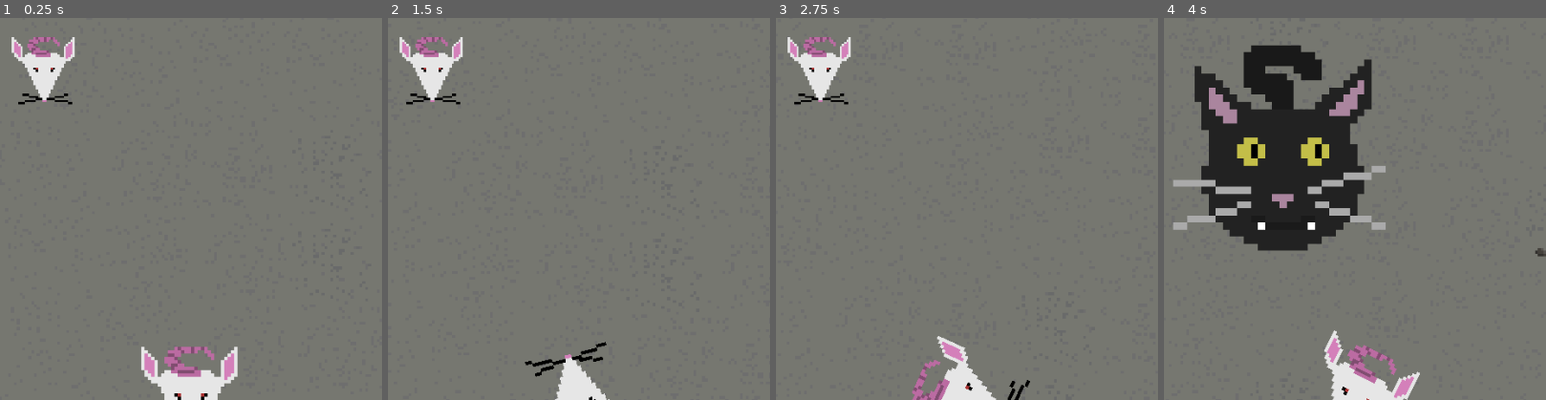
Above: before the commit, frames 1-4 (left to right).
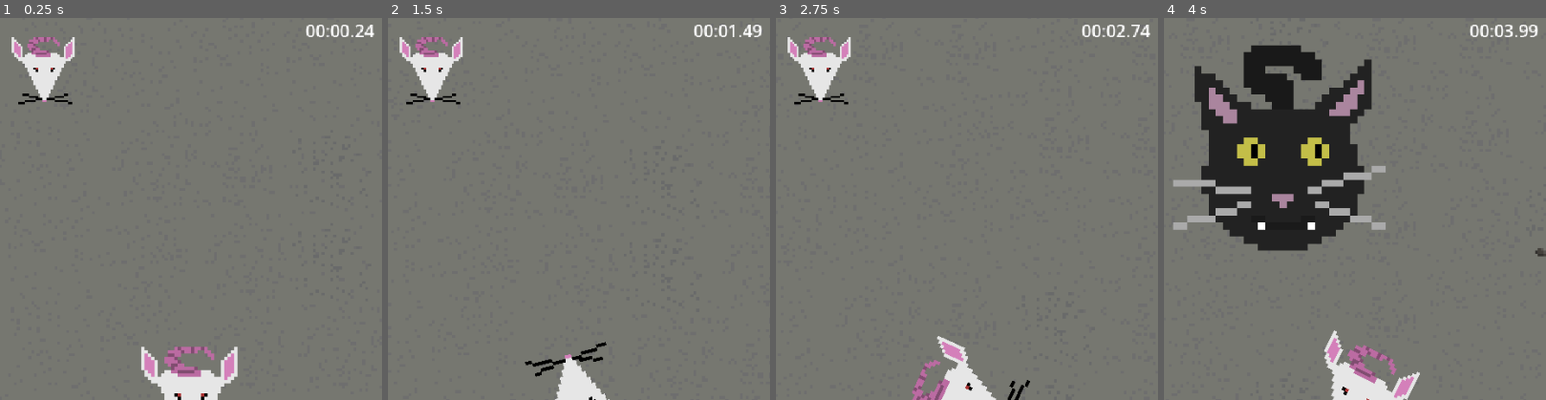
Above: after the commit, the same moments.

Repository: hg-game-dev/DodgeGame1
Game: Godot game, scene res://node_2d.tscn
Two runs of this game, one before a commit and one after it. Both use one fixed random seed, a clock stepped at 60 frames per second and the inputs below.
Inputs (mouse positions are % of the whole screen's width and height, from its top left):
- Up to frame 1 (0.25 s): no input
- Up to frame 2 (1.5 s): move the mouse to (72, 45) at 0.52 s; press the mouse at (72, 45) at 0.53 s; tap Enter at 1.25 s; move the mouse to (30, 55) at 1.27 s; release the mouse at (30, 55) at 1.28 s; click (30, 55) at 1.35 s
- Up to frame 3 (2.75 s): move the mouse to (60, 28) at 2.02 s; press the mouse at (60, 28) at 2.03 s
- Up to frame 4 (4 s): move the mouse to (45, 70) at 2.77 s; release the mouse at (45, 70) at 2.78 s; click (45, 70) at 2.85 s; move the mouse to (80, 65) at 3.52 s; press the mouse at (80, 65) at 3.53 s
The pictures show only the part of the screen within x 25-75%, y 0-50%; the shares and areas given below are measured in that part.

The runs differ from the first frame. In frame 1, 0.3% of the frame differs, in the area x 80-98%, y 1-5%; in frame 2, 0.3%; in frame 3, 0.3%; in frame 4, 0.3%.

Commit message:
added level timer moved main menu scene

Diff:
--- a/node_2d.tscn
+++ b/node_2d.tscn
@@ -7,6 +7,7 @@
 [ext_resource type="Script" uid="uid://dol84i7gdf7ns" path="res://enemy.gd" id="3_0hol4"]
 [ext_resource type="Texture2D" uid="uid://c2ejthfucpqpm" path="res://mouse.png" id="3_epypp"]
 [ext_resource type="PackedScene" uid="uid://78se0x7ymqj5" path="res://cheese_wheele.tscn" id="3_nr8wp"]
+[ext_resource type="PackedScene" uid="uid://b4ibe08bum32l" path="res://ui/level_timer/level_timer.tscn" id="3_x0ka3"]
 [ext_resource type="Texture2D" uid="uid://bmcmmbg8hsgs2" path="res://cat_1.png" id="4_0hol4"]
 [ext_resource type="Texture2D" uid="uid://l8x6nyaeq56c" path="res://sprite/Cheese_wheele.png" id="5_0h7mo"]
 [ext_resource type="Script" uid="uid://duuc70rfke0ms" path="res://token.tscn.gd" id="5_kdubu"]
@@ -91,6 +92,12 @@
 stream = ExtResource("6_nr8wp")
 volume_db = -33.373
 autoplay = true
+[node name="LevelTimer" parent="HUD" unique_id=1087443569 instance=ExtResource("3_x0ka3")]
+anchors_preset = 5
+anchor_left = 0.5
+anchor_right = 0.5
+anchor_bottom = 0.0
+grow_vertical = 1
 
 [node name="Player" type="Node2D" parent="." unique_id=1170044883]
 
--- /dev/null
+++ b/ui/level_timer/level_timer.gd
@@ -0,0 +1,34 @@
+class_name LevelTimer
+extends Control
+
+@onready var timer_display := %TimerDisplay
+
+@export var is_enabled: bool = true
+
+
+var elapsed_time: float = 0.0
+
+
+func _ready() -> void:
+	receive_set_timer_status(is_enabled)
+
+
+func _process(delta: float) -> void:
+	elapsed_time += delta
+	update_display()
+
+
+func receive_set_timer_status(is_enabled: bool) -> void:
+	process_mode = Node.PROCESS_MODE_INHERIT if is_enabled else Node.PROCESS_MODE_DISABLED
+
+
+func receive_reset_timer() -> void:
+	timer_display.text = ''
+
+
+func update_display() -> void:
+	var minutes: int = int(elapsed_time / 60)
+	var seconds: int = int(elapsed_time) % 60
+	var milliseconds: float = (elapsed_time * 100.0) as int % 100
+
+	timer_display.text = "%02d:%02d.%02d" % [minutes, seconds, milliseconds]
--- /dev/null
+++ b/ui/level_timer/level_timer.tscn
@@ -0,0 +1,18 @@
+[gd_scene format=3 uid="uid://b4ibe08bum32l"]
+
+[ext_resource type="Script" uid="uid://d172gdl3qwjbo" path="res://ui/level_timer/level_timer.gd" id="1_p4xll"]
+
+[node name="LevelTimer" type="Control" unique_id=1087443569]
+layout_mode = 3
+anchors_preset = 15
+anchor_right = 1.0
+anchor_bottom = 1.0
+grow_horizontal = 2
+grow_vertical = 2
+script = ExtResource("1_p4xll")
+
+[node name="TimerDisplay" type="Label" parent="." unique_id=699872787]
+unique_name_in_owner = true
+layout_mode = 0
+offset_right = 40.0
+offset_bottom = 23.0
--- a/main_menu/main_menu.tscn
+++ b/ui/main_menu/main_menu.tscn
@@ -1,6 +1,6 @@
 [gd_scene format=3 uid="uid://dr8k3jv4yfd8m"]
 
-[ext_resource type="Script" uid="uid://bxlfas77htk8t" path="res://main_menu/main_menu.gd" id="1_oa53l"]
+[ext_resource type="Script" uid="uid://bxlfas77htk8t" path="res://ui/main_menu/main_menu.gd" id="1_oa53l"]
 [ext_resource type="PackedScene" uid="uid://dbbahygaarj06" path="res://node_2d.tscn" id="2_d3a7t"]
 
 [node name="Control" type="Control" unique_id=838603629]
Not shown, removed: main_menu/main_menu.gd.uid
Not shown, added: ui/level_timer/level_timer.gd.uid
Renamed: main_menu/main_menu.gd -> ui/main_menu/main_menu.gd
Not shown, added: ui/main_menu/main_menu.gd.uid
